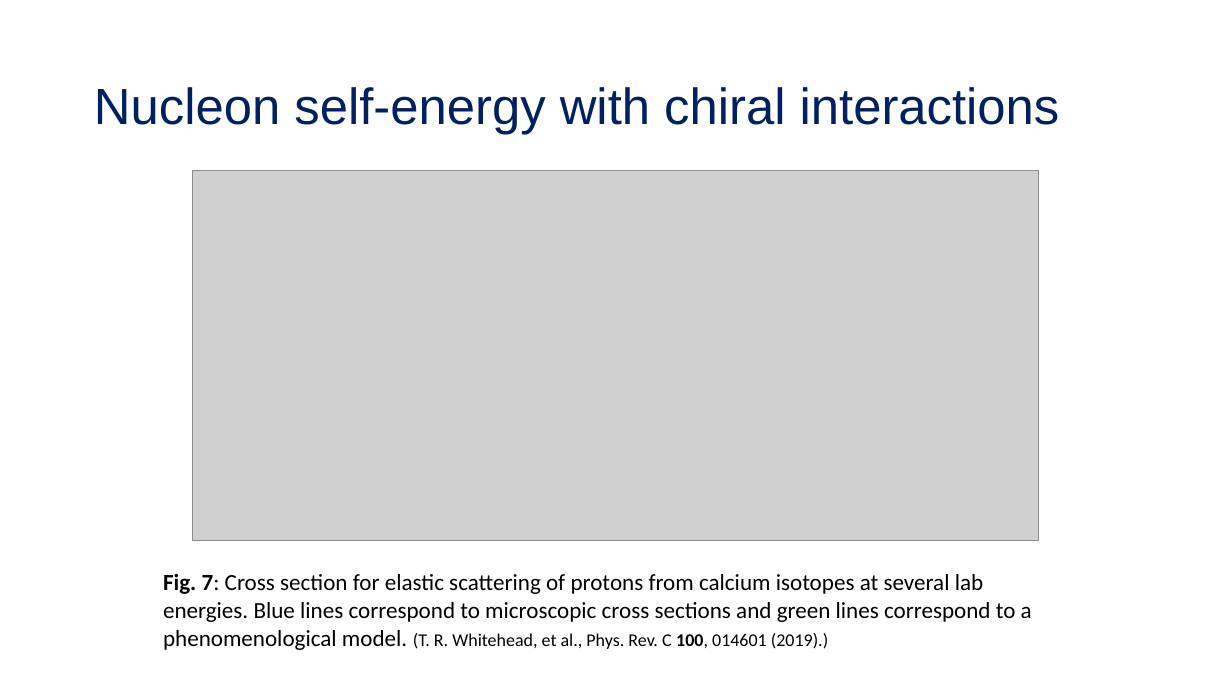
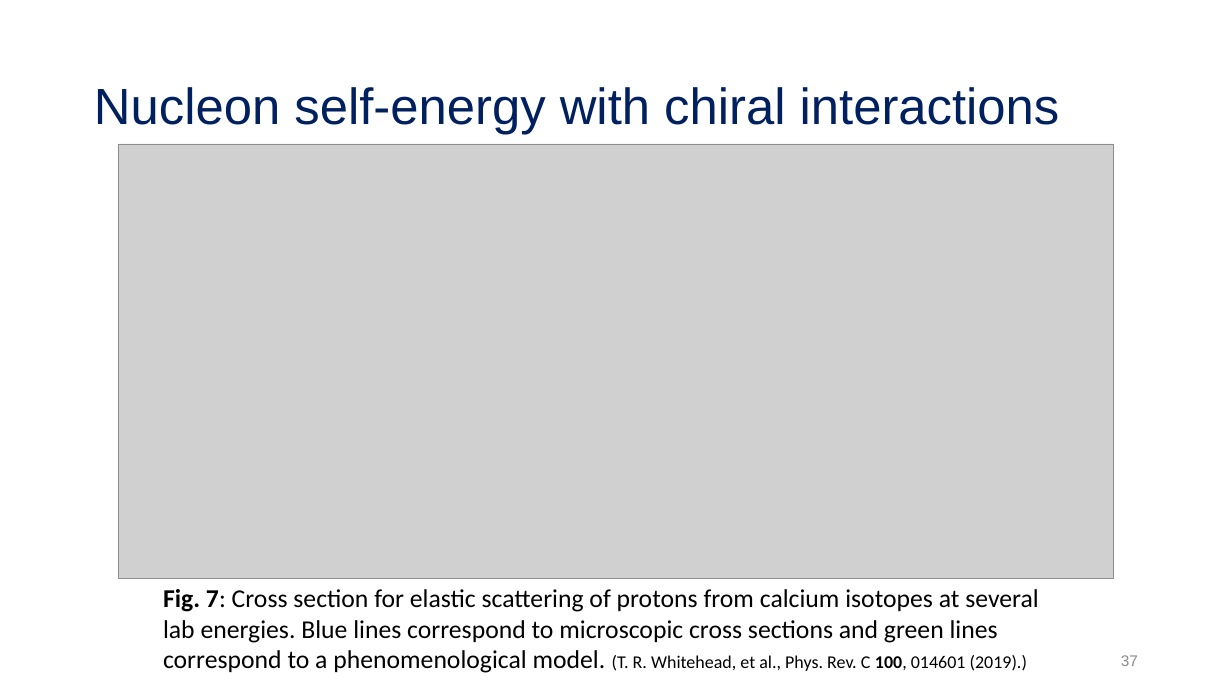
Before and after one commit to tropiano4/tropiano-srg, a slide deck: slide 37 of Presentations/Candidacy_2019/candidacy_presentation.pptx (slide 38 before the commit). Drawn at 1232x693 pixels with LibreOffice and Linux fonts; fonts in the diff are those of the drawing; grey boxes stand for pictures. Boxes give left, top, right and bottom in pixels: in the first picture for what was removed or moved away, otherwise in the second. Text is boxed around its words. In the diff, an @@ line names an element or a change of style, - is before the commit and + after.

```diff
--- a/Presentations/Candidacy_2019/candidacy_presentation.pptx
+++ b/Presentations/Candidacy_2019/candidacy_presentation.pptx
@@ picture: place and size @@
-picture at (193, 171, 1040, 541)
+picture at (119, 144, 1114, 579)
@@ text "Fig. 7: Cross section for ...": place and size @@
-text "Fig. 7: Cross section for ..." at (163, 574, 1032, 650)
+text "Fig. 7: Cross section for ..." at (163, 589, 1039, 673)
@@ text "Fig. 7: Cross section for ..." at (163, 589, 1039, 673): size 18 to 20 pt in "Fig. 7: Cross section for elastic scattering ..." @@
@@ page number added at (1121, 655, 1138, 666), 12 pt, text #8C8C8C @@
+37
```
Also in this commit, not shown: 44 other slides changed, 1 slide added, 1 slide removed, 1 other file.
